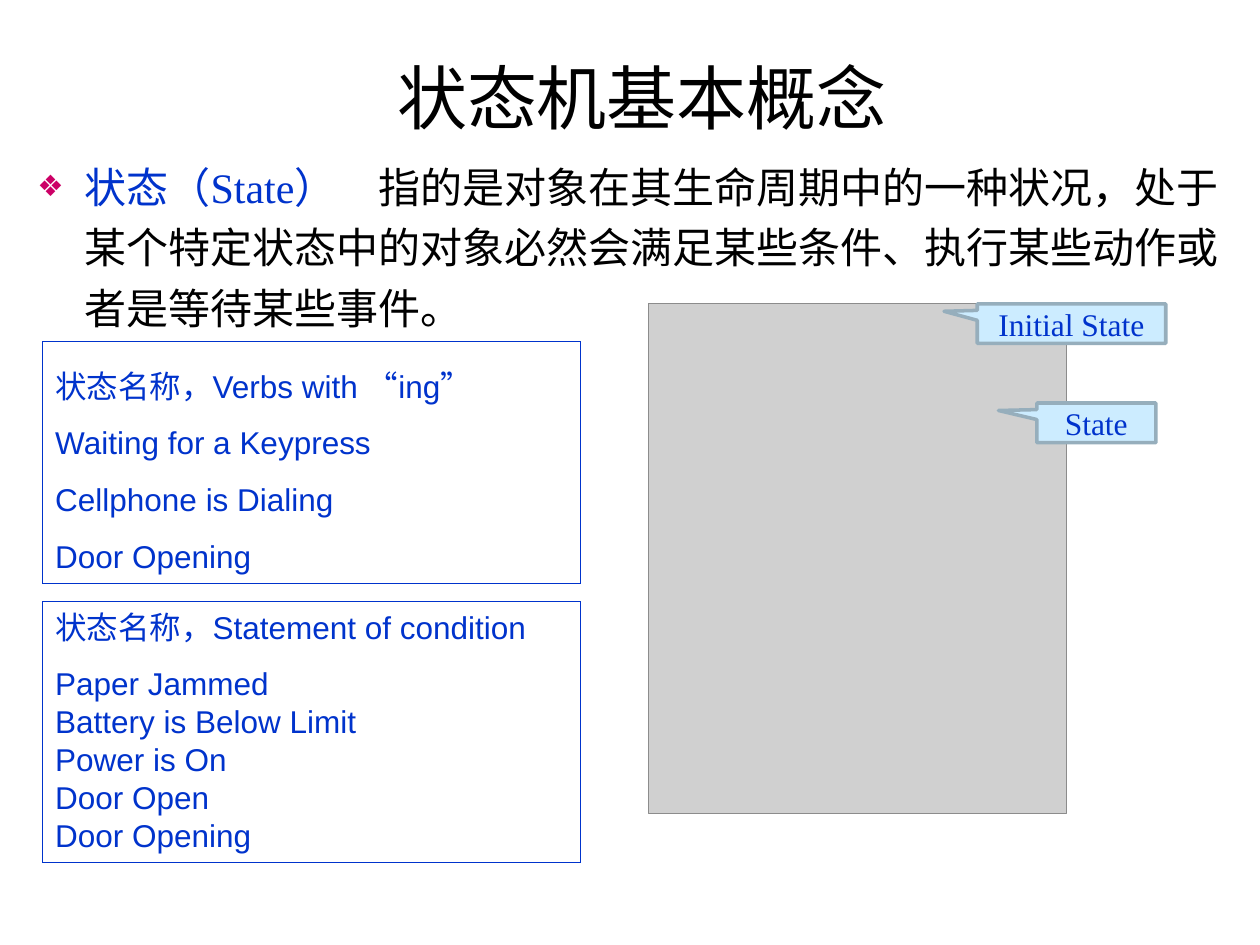
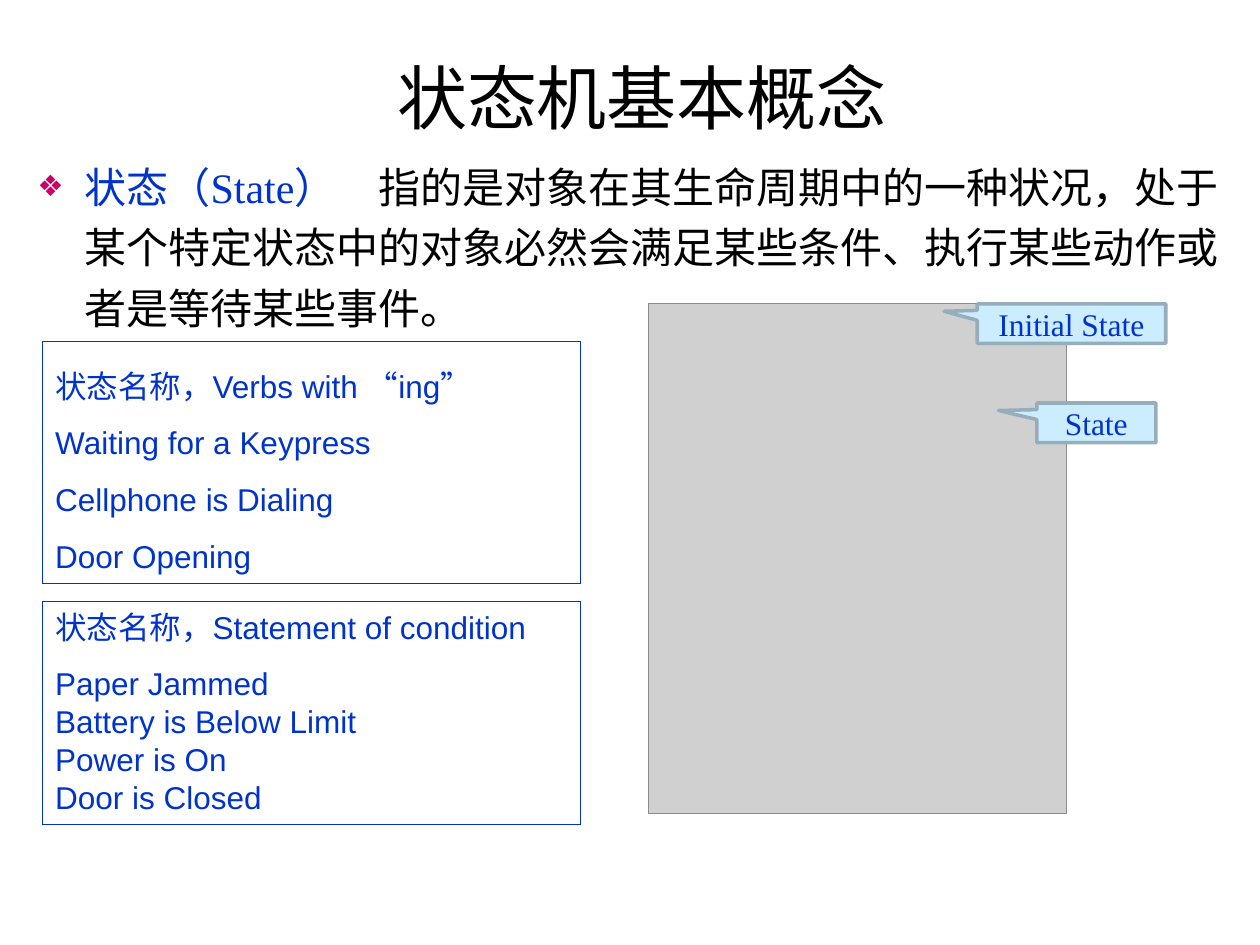
Before and after one commit to jtrfid/C-Repositories, a slide deck: slide 6 of C语言课程设计/2016/Garage_mfc/状态和状态机.pptx (slide 5 before the commit). Drawn at 1260x945 pixels with LibreOffice and Linux fonts; fonts in the diff are those of the drawing; grey boxes stand for pictures; background and template pictures are left out. Boxes give left, top, right and bottom in pixels: in the first picture for what was removed or moved away, otherwise in the second. Text is boxed around its words. In the diff, an @@ line names an element or a change of style, - is before the commit and + after.

Commit message:
修订状态和状态机.pptx

```diff
--- a/C语言课程设计/2016/Garage_mfc/状态和状态机.pptx
+++ b/C语言课程设计/2016/Garage_mfc/状态和状态机.pptx
@@ rectangle "状态名称，Statement of condition": place and size @@
-rectangle "状态名称，Statement of condition" at (43,601,581,862)
+rectangle "状态名称，Statement of condition" at (43,601,581,824)
@@ text in rectangle at (55,786,262,810): text changed @@
-Door Open
-Door Opening
+Door is Closed
```
Also in this commit, not shown: 21 other slides changed, 10 slides added, 2 slides removed.
